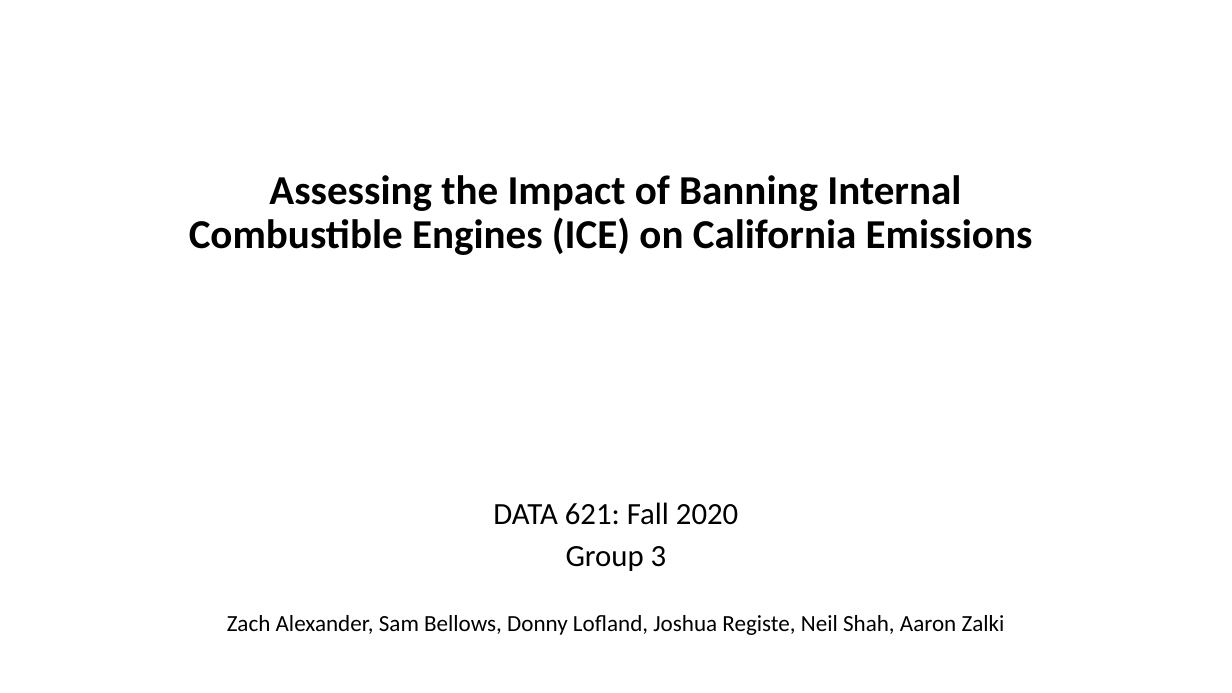
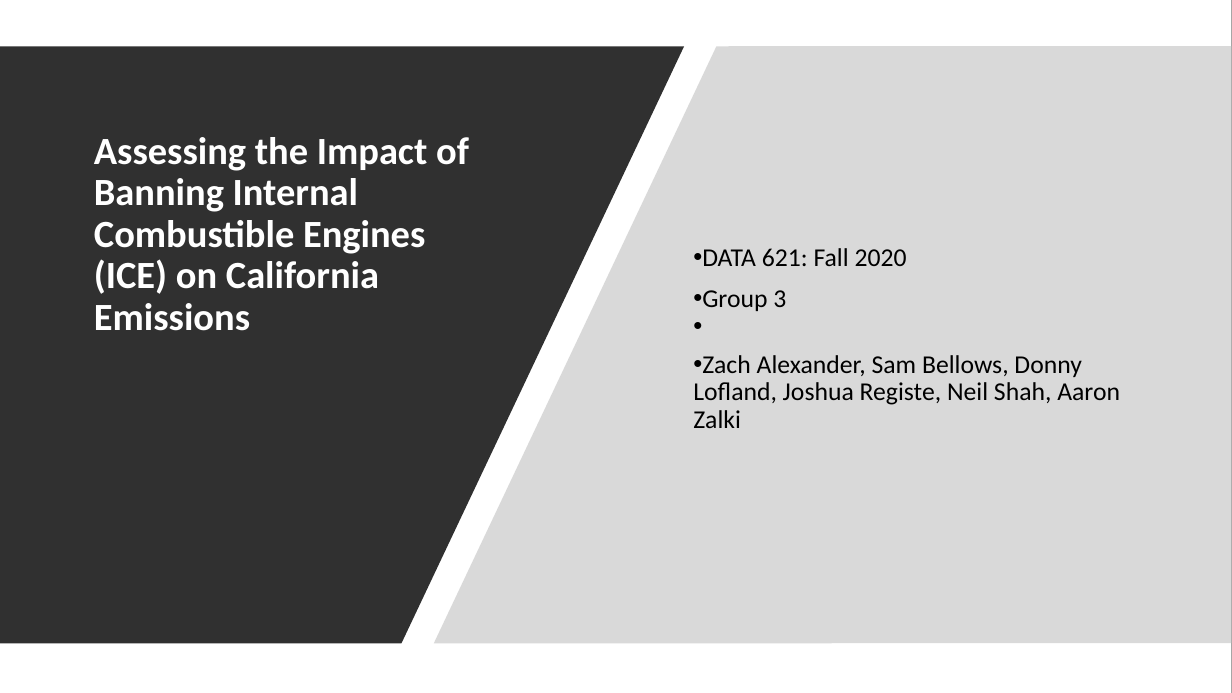
Before and after one commit to djlofland/DS621_F2020_Group3, a slide deck: slide 1 of Final Project/Group_3_FinalProject.pptx. Drawn at 1232x693 pixels with LibreOffice and Linux fonts; fonts in the diff are those of the drawing. Boxes give left, top, right and bottom in pixels: in the first picture for what was removed or moved away, otherwise in the second. Text is boxed around its words. In the diff, an @@ line names an element or a change of style, - is before the commit and + after.

```diff
--- a/Final Project/Group_3_FinalProject.pptx
+++ b/Final Project/Group_3_FinalProject.pptx
@@ background #FFFFFF to #000000 @@
@@ rectangle added at box(0, 0, 1232, 693), fill #FFFFFF @@
@@ freeform shape added at box(0, 46, 684, 643), fill #303030 @@
@@ freeform shape added at box(434, 46, 1232, 643), fill #B4B4B4 at 50% opacity @@
@@ title "Assessing the Impact of Banning ...": place and size @@
-title "Assessing the Impact of Banning ..." at box(189, 175, 1033, 255)
+title "Assessing the Impact of Banning ..." at box(94, 137, 469, 331)
@@ title "Assessing the Impact of Banning ..." at box(94, 137, 469, 331): size 32 to 30 pt, text colour #000000 to #FFFFFF; alignment centre to left @@
@@ subtitle "DATA 621: Fall 2020": place and size @@
-subtitle "DATA 621: Fall 2020" at box(227, 502, 1005, 635)
+subtitle "DATA 621: Fall 2020" at box(693, 248, 1120, 428)
@@ subtitle "DATA 621: Fall 2020" at box(693, 248, 1120, 428): size 24 to 20 pt in "DATA 621: Fall 2020", "Group 3"; size 18 to 20 pt in "Zach Alexander, Sam Bellows, Donny Lofland, Joshua ..."; alignment centre to left; bullet none to •; line spacing 0.8 to 0.9; line spacing 0.97 to 0.9; vertical alignment top to middle @@
```
Also in this commit, not shown: 3 other slides changed, 2 slides added, 1 other file.
